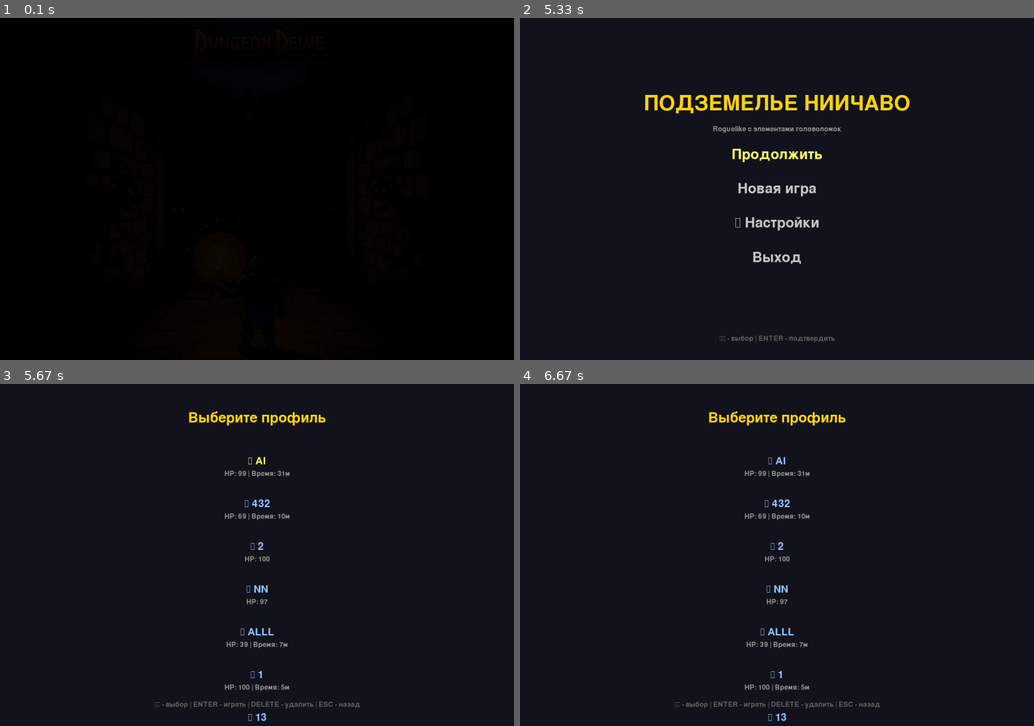
Above: before the commit, frames 1-4 (two rows, left to right).
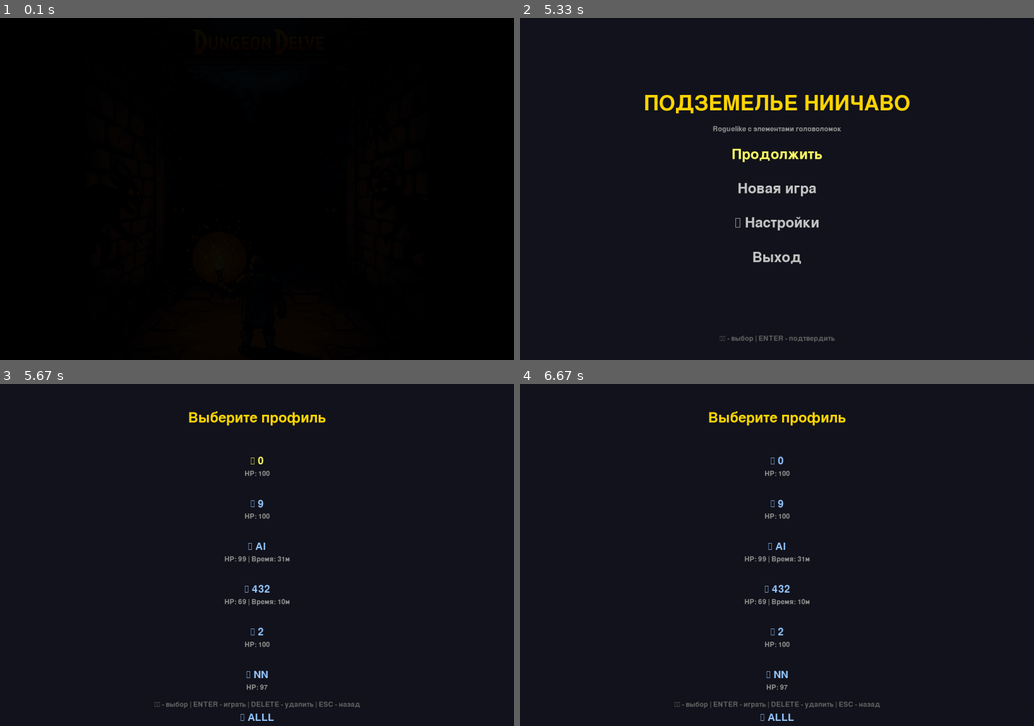
Above: after the commit, the same moments.

Repository: bilbo1363/niichavo-dungeon
Game: pygame game, started from main.py
Two runs of this game, one before a commit and one after it. Both use one fixed random seed, a clock stepped at 60 frames per second and the inputs below.
Inputs:
- Up to frame 1 (0.1 s): no input
- Up to frame 2 (5.33 s): type "ann" at 0.33 s; tap Enter at 0.67 s; hold Up 0.88-1.35 s; hold Down 1.43-1.73 s; hold Up 1.77-2.13 s; hold Down 2.17-2.53 s; hold Up 2.57-2.87 s; hold Down 2.9-3.2 s; hold Up 3.23-3.6 s; hold Down 3.63-4 s; hold Up 4.03-4.33 s; hold Down 4.37-4.67 s; hold Up 4.7-5.07 s; hold Down from 5.1 s (still down)
- Up to frame 3 (5.67 s): release Down at 5.47 s; tap Enter at 5.5 s
- Up to frame 4 (6.67 s): hold Up 5.83-6.13 s; hold Down 6.17-6.47 s; hold Up from 6.5 s (still down)

Frames 1-2 are identical in both runs. In frame 3, 1.2% of the frame differs, in the area x 43-57%, y 21-99%; in frame 4, 1.2%.

Commit message:
Add NIICHAVO elements - notes system and biome renaming inspired by Strugatsky

Diff:
--- /dev/null
+++ b/saves/profiles/0/profile.json
@@ -0,0 +1,8 @@
+{
+  "name": "0",
+  "created_at": "2025-10-19T21:42:44.673195",
+  "last_played": "2025-10-19T21:42:44.673195",
+  "play_time": 0.0,
+  "current_floor": 0,
+  "health": 100
+}
--- /dev/null
+++ b/saves/profiles/9/profile.json
@@ -0,0 +1,8 @@
+{
+  "name": "9",
+  "created_at": "2025-10-19T21:42:27.534528",
+  "last_played": "2025-10-19T21:42:27.534528",
+  "play_time": 0.0,
+  "current_floor": 0,
+  "health": 100
+}
--- a/saves/profiles/Al/profile.json
+++ b/saves/profiles/Al/profile.json
@@ -1,7 +1,7 @@
 {
   "name": "Al",
   "created_at": "2025-10-16T13:52:58.527789",
-  "last_played": "2025-10-19T20:47:43.017912",
+  "last_played": "2025-10-19T21:41:54.215099",
   "play_time": 1893.7820000022302,
   "current_floor": 0,
   "health": 99
--- a/src/world/biomes.py
+++ b/src/world/biomes.py
@@ -51,8 +51,8 @@
 BIOMES = {
     BiomeType.DUNGEON: Biome(
         biome_type=BiomeType.DUNGEON,
-        name="Подземелье",
-        description="Каменные коридоры и комнаты. Факелы освещают путь.",
+        name="Старые лаборатории",
+        description="Заброшенные исследовательские помещения НИИЧАВО. Разбитые колбы, книжные полки, незаконченные эксперименты.",
         wall_color=(80, 80, 80),  # Серый камень
         floor_color=(60, 60, 60),  # Тёмно-серый пол
         ambient_color=(100, 100, 100),  # Нейтральное освещение
@@ -61,8 +61,8 @@
 
     BiomeType.CATACOMBS: Biome(
         biome_type=BiomeType.CATACOMBS,
-        name="Катакомбы",
-        description="Древние гробницы. Кости повсюду. Темнота сгущается.",
+        name="Архивы и хранилища",
+        description="Бесконечные стеллажи с запрещёнными книгами. Магические печати. Кристаллы памяти. Здесь хранятся тайны НИИЧАВО.",
         wall_color=(60, 50, 40),  # Коричневатый камень
         floor_color=(40, 35, 30),  # Тёмный пол
         ambient_color=(70, 60, 50),  # Приглушённое освещение
@@ -71,8 +71,8 @@
 
     BiomeType.CAVES: Biome(
         biome_type=BiomeType.CAVES,
-        name="Пещеры",
-        description="Природные пещеры. Кристаллы светятся. Лава течёт.",
+        name="Экспериментальные зоны",
+        description="Активные магические эксперименты. Порталы в другие измерения. Работающие установки. Магическая энергия пульсирует в воздухе.",
         wall_color=(50, 40, 60),  # Фиолетоватый камень
         floor_color=(40, 30, 50),  # Тёмно-фиолетовый пол
         ambient_color=(80, 60, 100),  # Фиолетовое свечение
@@ -81,8 +81,8 @@
 
     BiomeType.ABYSS: Biome(
         biome_type=BiomeType.ABYSS,
-        name="Бездна",
-        description="Самое дно. Реальность искажается. Тьма поглощает всё.",
+        name="Зона катастрофы",
+        description="Эпицентр магической катастрофы. Разрывы пространства-времени. Реальность нестабильна. Здесь произошло что-то ужасное.",
         wall_color=(30, 20, 40),  # Почти чёрный с фиолетовым
         floor_color=(20, 15, 30),  # Очень тёмный пол
         ambient_color=(50, 30, 60),  # Тёмно-фиолетовое свечение
--- /dev/null
+++ b/src/world/niichavo_notes.py
@@ -0,0 +1,278 @@
+"""
+Система записок НИИЧАВО
+Записки в стиле книг Стругацких для атмосферы
+"""
+from typing import Dict, List
+import random
+
+
+class NiichavoNote:
+    """Записка в стиле НИИЧАВО"""
+
+    def __init__(self, title: str, text: str, floor_range: tuple):
+        """
+        Инициализация записки
+
+        Args:
+            title: Заголовок записки
+            text: Текст записки
+            floor_range: Диапазон этажей (min, max)
+        """
+        self.title = title
+        self.text = text
+        self.floor_range = floor_range
+
+    def is_available_on_floor(self, floor: int) -> bool:
+        """Проверка доступности на этаже"""
+        return self.floor_range[0] <= floor <= self.floor_range[1]
+
+
+# Записки для этажей 1-5 (Старые лаборатории)
+LABORATORY_NOTES = [
+    NiichavoNote(
+        "Лабораторный журнал",
+        "Эксперимент №47 провалился. Крысы снова увеличились в размерах.\n"
+        "Саша говорит, что это нормально. Я не уверен.\n"
+        "- Научный сотрудник Привалов",
+        (1, 5)
+    ),
+    NiichavoNote(
+        "Записка на доске",
+        "ВНИМАНИЕ! Не кормить подопытных после полуночи!\n"
+        "Последствия непредсказуемы.\n"
+        "P.S. Кто покормил? Теперь они размером с собаку!",
+        (1, 5)
+    ),
+    NiichavoNote(
+        "Отчёт о происшествии",
+        "Сегодня в лаборатории №3 произошёл инцидент.\n"
+        "Колба с реагентом №13 разбилась.\n"
+        "Пол теперь светится в темноте.\n"
+        "Это нормально?",
+        (2, 5)
+    ),
+    NiichavoNote(
+        "Инструкция",
+        "Правила работы в лаборатории:\n"
+        "1. Не смешивать красное с синим\n"
+        "2. Не думать о розовых слонах рядом с реагентом №7\n"
+        "3. Если что-то взорвалось - это эксперимент\n"
+        "4. Если ничего не взорвалось - эксперимент провалился",
+        (1, 3)
+    ),
+    NiichavoNote(
+        "Записка коллеге",
+        "Витя, верни мой магический калькулятор!\n"
+        "Он считает в шестнадцатеричной системе и предсказывает будущее.\n"
+        "Без него не могу закончить отчёт.\n"
+        "- Кристобаль Хунта",
+        (3, 5)
+    ),
+]
+
+# Записки для этажей 6-10 (Архивы и хранилища)
+ARCHIVE_NOTES = [
+    NiichavoNote(
+        "Каталожная карточка",
+        "Книга без названия. Шкаф 666, полка 13.\n"
+        "ВНИМАНИЕ: Не читать вслух!\n"
+        "Не читать про себя!\n"
+        "Вообще не читать!\n"
+        "Статус: Утеряна (к счастью)",
+        (6, 10)
+    ),
+    NiichavoNote(
+        "Дневник библиотекаря",
+        "Нашёл книгу без названия. Она шепчет по ночам.\n"
+        "Завтра отнесу в запечатанное хранилище.\n"
+        "Если доживу.\n"
+        "UPD: Дожил. Книга в хранилище. Но теперь шепчет хранилище.",
+        (6, 8)
+    ),
+    NiichavoNote(
+        "Предупреждение",
+        "Уважаемые коллеги!\n"
+        "Не трогайте артефакты голыми руками.\n"
+        "Особенно те, что светятся.\n"
+        "Особенно те, что не светятся, но должны.\n"
+        "Особенно ВСЕ артефакты.\n"
+        "- Отдел техники безопасности",
+        (7, 10)
+    ),
+    NiichavoNote(
+        "Исследовательская записка",
+        "Обнаружил интересный парадокс:\n"
+        "Книга о том, как не читать книги.\n"
+        "Чтобы узнать, как не читать, нужно прочитать.\n"
+        "Но если прочитал - значит читаешь.\n"
+        "Голова болит.",
+        (8, 10)
+    ),
+    NiichavoNote(
+        "Объявление",
+        "ПОТЕРЯЛСЯ: Кот Василий, серый, умеет телепортироваться.\n"
+        "Последний раз видели на 7 этаже.\n"
+        "Или на 9-м. Или одновременно на обоих.\n"
+        "Квантовая механика - штука сложная.",
+        (6, 9)
+    ),
+]
+
+# Записки для этажей 11-15 (Экспериментальные зоны)
+EXPERIMENTAL_NOTES = [
+    NiichavoNote(
+        "Журнал экспериментов",
+        "Эксперимент по открытию портала удался!\n"
+        "Правда, ведёт не туда, куда планировали.\n"
+        "Зато красиво!\n"
+        "P.S. Кто-то прошёл через портал. Вернулся через 5 минут.\n"
+        "Говорит, там интересно, но страшно.",
+        (11, 15)
+    ),
+    NiichavoNote(
+        "Предупреждение об опасности",
+        "ОПАСНО! Магическая лава!\n"
+        "Не трогать! Не пробовать! Не нюхать!\n"
+        "Температура: ∞°C\n"
+        "Состояние: Жидкое, твёрдое, газообразное (одновременно)\n"
+        "Настроение: Агрессивное",
+        (12, 15)
+    ),
+    NiichavoNote(
+        "Отчёт о кристаллах",
+        "Кристаллы растут быстрее, чем ожидалось.\n"
+        "Вчера были размером с кулак.\n"
+        "Сегодня - с человека.\n"
+        "Завтра... лучше не думать о завтра.\n"
+        "Рекомендую эвакуацию.",
+        (11, 13)
+    ),
+    NiichavoNote(
+        "Записка на установке",
+        "НЕ НАЖИМАТЬ КРАСНУЮ КНОПКУ!\n"
+        "Серьёзно, не надо.\n"
+        "Я знаю, что вы хотите.\n"
+        "Все хотят нажать красную кнопку.\n"
+        "НО НЕ НАДО!\n"
+        "(Кнопка нажата, установка не работает)",
+        (13, 15)
+    ),
+    NiichavoNote(
+        "Дневник исследователя",
+        "День 15: Портал стабилизировался.\n"
+        "День 16: Из портала что-то вышло.\n"
+        "День 17: Мы подружились.\n"
+        "День 18: Оно научилось говорить.\n"
+        "День 19: Оно ушло обратно. Сказало, что у нас скучно.",
+        (14, 15)
+    ),
+]
+
+# Записки для этажей 16-20 (Зона катастрофы)
+CATASTROPHE_NOTES = [
+    NiichavoNote(
+        "Последнее сообщение",
+        "Если вы это читаете - уходите.\n"
+        "Здесь больше нет ничего живого.\n"
+        "Только эхо того, что было.\n"
+        "И то, что не должно было быть.\n"
+        "Бегите.",
+        (16, 20)
+    ),
+    NiichavoNote(
+        "Записка из будущего",
+        "Время здесь течёт странно.\n"
+        "Я написал эту записку вчера,\n"
+        "но она появилась только сегодня.\n"
+        "Или завтра?\n"
+        "Я уже не помню, когда сейчас.",
+        (16, 18)
+    ),
+    NiichavoNote(
+        "Предупреждение",
+        "РЕАЛЬНОСТЬ НЕСТАБИЛЬНА!\n"
+        "Не верьте своим глазам.\n"
+        "Не верьте своим ушам.\n"
+        "Не верьте этой записке.\n"
+        "Особенно последней строчке.",
+        (17, 20)
+    ),
+    NiichavoNote(
+        "Отчёт о катастрофе",
+        "Эксперимент вышел из-под контроля.\n"
+        "Пространство искажается.\n"
+        "Время петляет.\n"
+        "Законы физики ушли в отпуск.\n"
+        "Рекомендую немедленную эвакуацию.\n"
+        "P.S. Уже поздно.",
+        (18, 20)
+    ),
+    NiichavoNote(
+        "Последняя запись",
+        "Я вижу то, чего не должно существовать.\n"
+        "Я слышу музыку сфер.\n"
+        "Я понимаю всё.\n"
+        "И это ужасно.\n"
+        "Не спускайтесь глубже.",
+        (19, 20)
+    ),
+]
+
+# Все записки
+ALL_NOTES = LABORATORY_NOTES + ARCHIVE_NOTES + EXPERIMENTAL_NOTES + CATASTROPHE_NOTES
+
+
+class NiichavoNoteManager:
+    """Менеджер записок НИИЧАВО"""
+
+    @staticmethod
+    def get_random_note_for_floor(floor: int) -> NiichavoNote:
+        """
+        Получить случайную записку для этажа
+
+        Args:
+            floor: Номер этажа
+
+        Returns:
+            Случайная записка, подходящая для этого этажа
+        """
+        available_notes = [
+            note for note in ALL_NOTES
+            if note.is_available_on_floor(floor)
+        ]
+
+        if not available_notes:
+            # Fallback на общую записку
+            return NiichavoNote(
+                "Записка",
+                "Здесь была записка, но её кто-то унёс.",
+                (1, 20)
+            )
+
+        return random.choice(available_notes)
+
+    @staticmethod
+    def get_all_notes_for_floor(floor: int) -> List[NiichavoNote]:
+        """
+        Получить все доступные записки для этажа
+
+        Args:
+            floor: Номер этажа
+
+        Returns:
+            Список всех записок для этого этажа
+        """
+        return [
+            note for note in ALL_NOTES
+            if note.is_available_on_floor(floor)
+        ]
+
+
+if __name__ == "__main__":
+    # Тест системы записок
+    print("🔮 Тест системы записок НИИЧАВО\n")
+
+    for floor in [1, 5, 10, 15, 20]:
+        note = NiichavoNoteManager.get_random_note_for_floor(floor)
+        print(f"Этаж {floor}: {note.title}")
+        print(f"{note.text}\n")
Not shown, added: FLOOR_DESIGN.md
Not shown, added: MUSIC_PROMPT_MENU.md
Not shown, added: NIICHAVO_ELEMENTS.md
Not shown, added: assets/music/Mystic Circuitry.mp3
Not shown, changed: assets/music/theme_main.wav
Not shown, added: assets/music/theme_main222.wav
Not shown, added: git_niichavo.bat
